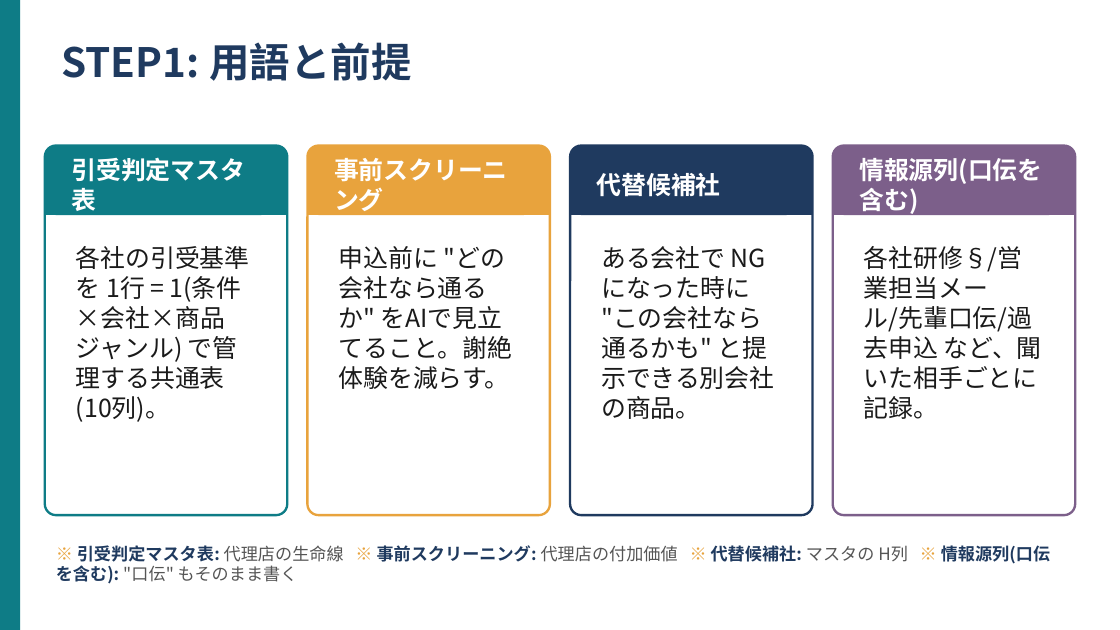
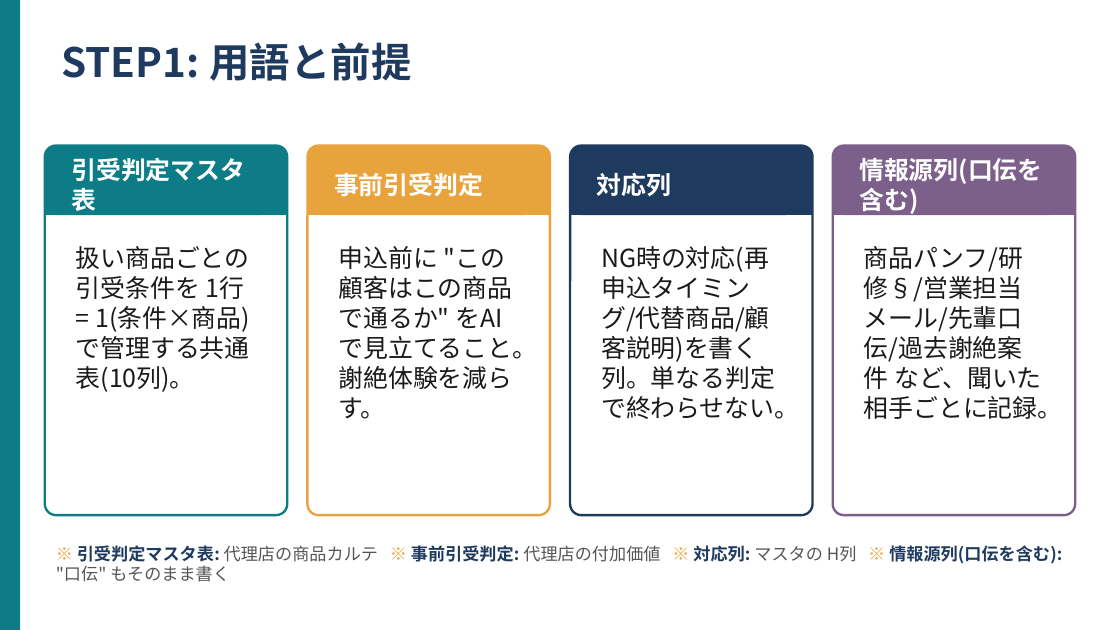
Before and after one commit to kana-story-321/github.io, a slide deck: slide 3 of lecture_pptx/out/s15/ワーク01.pptx. Drawn at 1120x630 pixels with LibreOffice and Linux fonts; fonts in the diff are those of the drawing. Boxes give left, top, right and bottom in pixels: in the first picture for what was removed or moved away, otherwise in the second. Text is boxed around its words. In the diff, an @@ line names an element or a change of style, - is before the commit and + after.

```diff
--- a/lecture_pptx/out/s15/ワーク01.pptx
+++ b/lecture_pptx/out/s15/ワーク01.pptx
@@ text at (334, 173, 483, 197): text changed @@
-事前スクリーニング
+事前引受判定
@@ text at (597, 173, 671, 197): text changed @@
-代替候補社
+対応列
@@ text at (76, 246, 250, 392): text changed @@
-各社の引受基準を 1行 = 1(条件×会社×商品ジャンル) で管理する共通表(10列)。
+扱い商品ごとの引受条件を 1行 = 1(条件×商品) で管理する共通表(10列)。
@@ text at (339, 246, 537, 419): text changed @@
-申込前に "どの会社なら通るか" をAIで見立てること。謝絶体験を減らす。
+申込前に "この顧客はこの商品で通るか" をAIで見立てること。謝絶体験を減らす。
@@ text at (601, 246, 799, 419): text changed @@
-ある会社で NG になった時に "この会社なら通るかも" と提示できる別会社の商品。
+NG時の対応(再申込タイミング/代替商品/顧客説明)を書く列。単なる判定で終わらせない。
@@ text at (864, 246, 1062, 419): text changed @@
-各社研修§/営業担当メール/先輩口伝/過去申込 など、聞いた相手ごとに記録。
+商品パンフ/研修§/営業担当メール/先輩口伝/過去謝絶案件 など、聞いた相手ごとに記録。
@@ text at (56, 545, 1062, 582): text changed; text colour #1F3A5F to #555555 @@
-※ 引受判定マスタ表: 代理店の生命線 ※ 事前スクリーニング: 代理店の付加価値 ※ 代替候補社: マスタの H列 ※ 情報源列(口伝を含む): "口伝" もそのまま書く
+※ 引受判定マスタ表: 代理店の商品カルテ ※ 事前引受判定: 代理店の付加価値 ※ 対応列: マスタの H列 ※ 情報源列(口伝を含む): "口伝" もそのまま書く
```
Also in this commit, not shown: 7 other slides changed, 14 other files.
